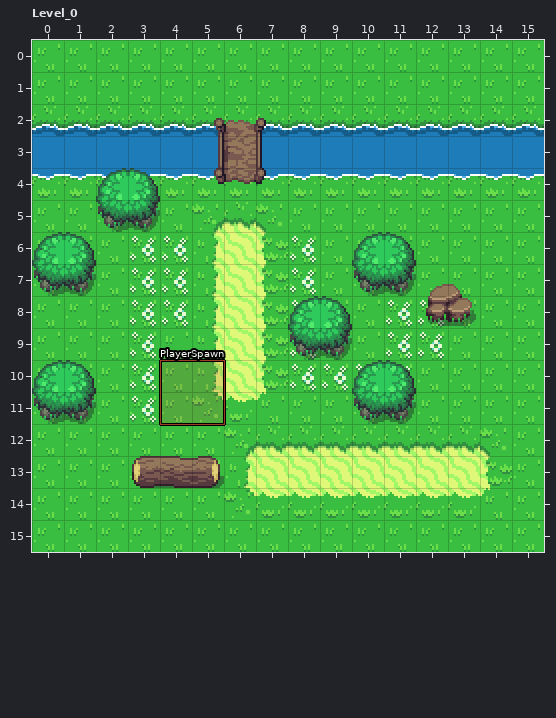
LDtk project: games/wayworn-hush/assets/tilesets/source/overworld.ldtk. The picture above was drawn from the file before the commit.
Cells are 16x16 px. Shown: Level_0 x 0..15, y 0..15.
The same view after the edit:
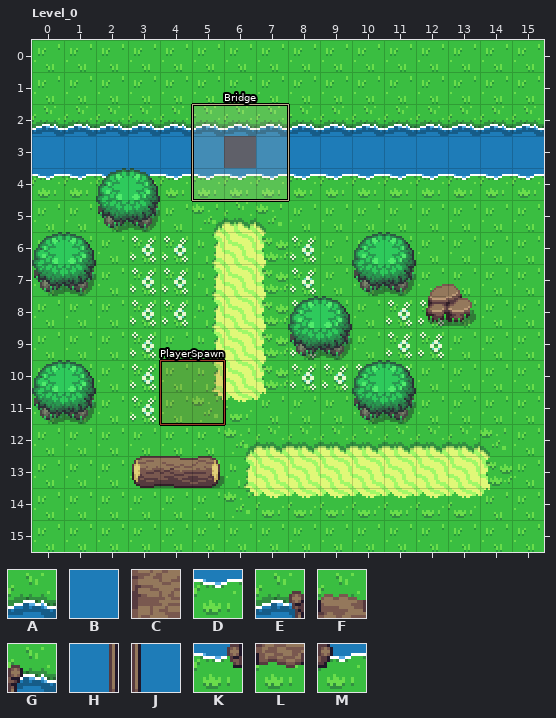
Key: from "Overworld": A 243, B 283, C 286, D 323, E 243 under 245, F 243 under 246, G 243 under 247, H 283 under 285, J 283 under 287, K 323 under 325, L 323 under 326, M 323 under 327.
_ is an empty cell.
Objects are placed by their top-left corner, in cells (3,4 is the top-left corner of cell 3,4); size is 1x1 cell unless given.
Author's note on the commit: wayworn-hush: resizable walk-on structures (9-slice bridges) with per-slice walkability + per-cell surface
The exact change:
Layer "Ground":
Tile A replaces tile E in row 2 at x 5.
Tile A replaces tile F in row 2 at x 6.
Tile A replaces tile G in row 2 at x 7.
Tile B replaces tile H in row 3 at x 5.
Tile B replaces tile J in row 3 at x 7.
Tile D replaces tile K in row 4 at x 5.
Tile D replaces tile L in row 4 at x 6.
Tile D replaces tile M in row 4 at x 7.
The author cleared tile C in row 3 at x 6.
Layer "Entities":
A new object: "Bridge" rectangle at 5,2 size 3x3.
